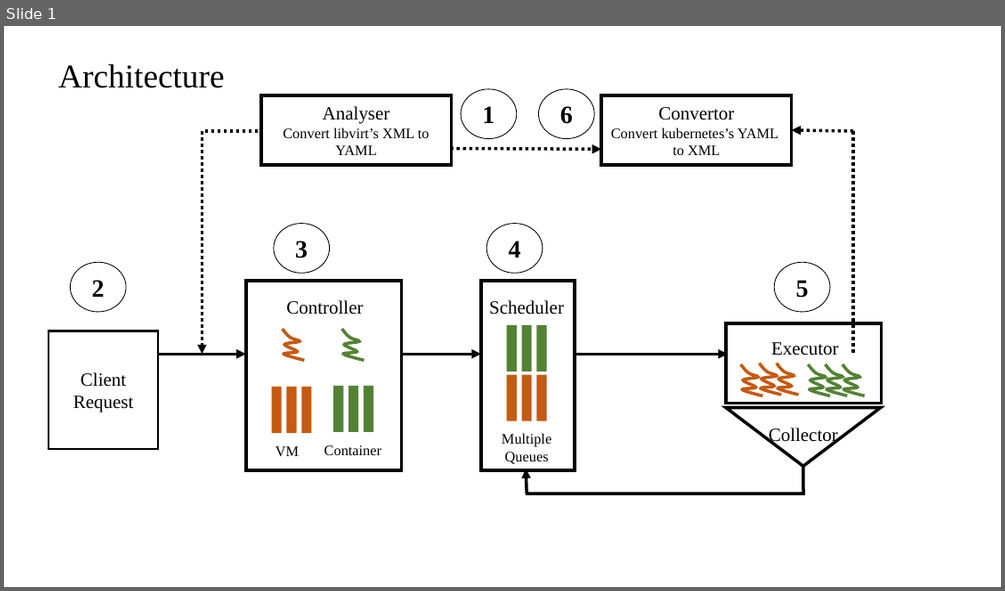
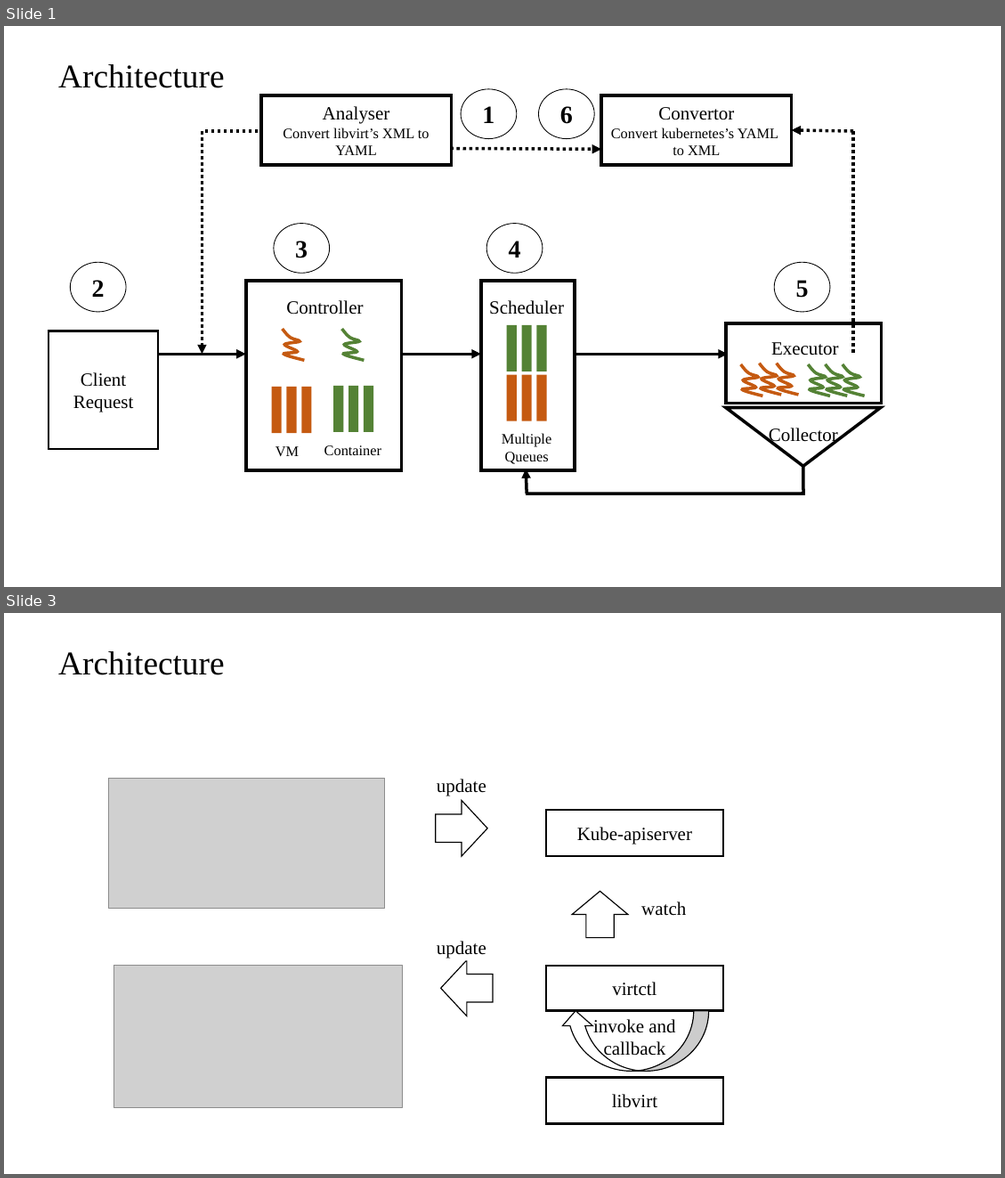
Before and after one commit to zwjhuhu/kubevmm, a slide deck: docs/others/kubevirt.pptx. Shown one above the other, each under a label of ours: slide 1 before the commit, slides 1 and 3 after it; the slides between them are not shown. The pictures are 1005x591 and 1005x1178 pixels, drawn with LibreOffice and Linux fonts; fonts in the diff are those of the drawing; grey boxes stand for pictures. Boxes give left, top, right and bottom in pixels: in the first picture for what was removed or moved away, otherwise in the second. Text is boxed around its words. In the diff, an @@ line names an element or a change of style, - is before the commit and + after.

```diff
--- a/docs/others/kubevirt.pptx
+++ b/docs/others/kubevirt.pptx
@@ slide 3 added at <box>4,613,1001,1174</box>, background #FFFFFF @@
@@ title added at <box>58,651,224,675</box>, 32 pt, text #000000 @@
+Architecture
@@ picture added at <box>109,779,385,908</box> @@
@@ text added at <box>437,779,486,796</box>, 18 pt, text #000000 @@
+update
@@ right arrow added at <box>436,800,487,856</box>, fill #FFFFFF, outline #000000 1 pt @@
@@ rectangle added at <box>546,810,723,856</box>, fill #FFFFFF, outline #000000 2.25 pt, 18 pt, text #000000 @@
+Kube-apiserver
@@ right arrow added at <box>572,892,628,938</box>, fill #FFFFFF, outline #000000 1 pt @@
@@ text added at <box>641,901,686,916</box>, 18 pt, text #000000 @@
+watch
@@ text added at <box>437,941,486,958</box>, 18 pt, text #000000 @@
+update
@@ picture added at <box>114,965,402,1107</box> @@
@@ right arrow added at <box>441,960,493,1016</box>, fill #FFFFFF, outline #000000 1 pt @@
@@ rectangle added at <box>546,965,723,1010</box>, fill #FFFFFF, outline #000000 2.25 pt, 18 pt, text #000000 @@
+virtctl
@@ curved up arrow added at <box>560,1011,708,1071</box>, fill #FFFFFF, outline #000000 1 pt @@
@@ text added at <box>593,1019,675,1059</box>, 18 pt, text #000000 @@
+invoke and
+callback
@@ rectangle added at <box>546,1078,723,1124</box>, fill #FFFFFF, outline #000000 2.25 pt, 18 pt, text #000000 @@
+libvirt
```
Also in this commit, not shown: 2 other slides added, 1 other file.
